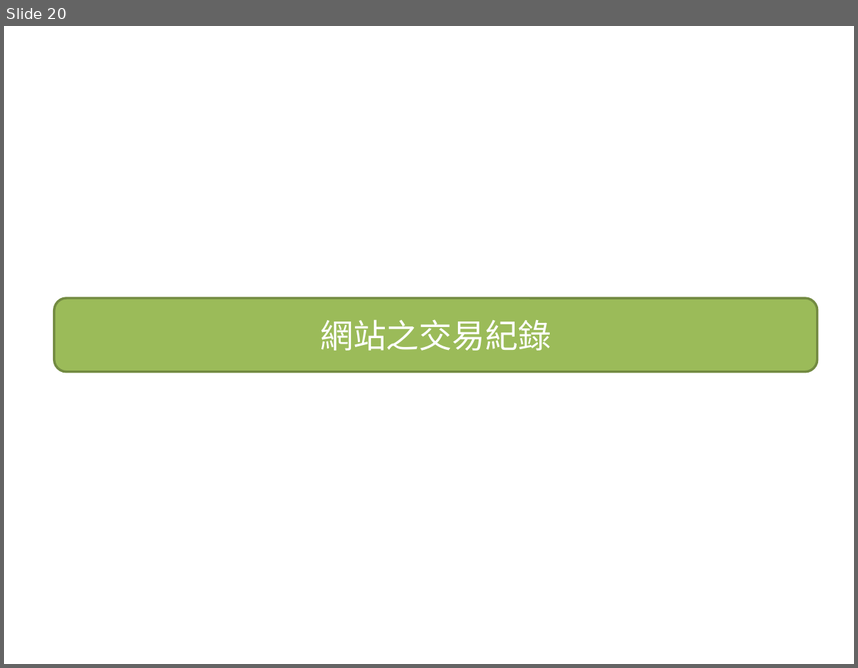
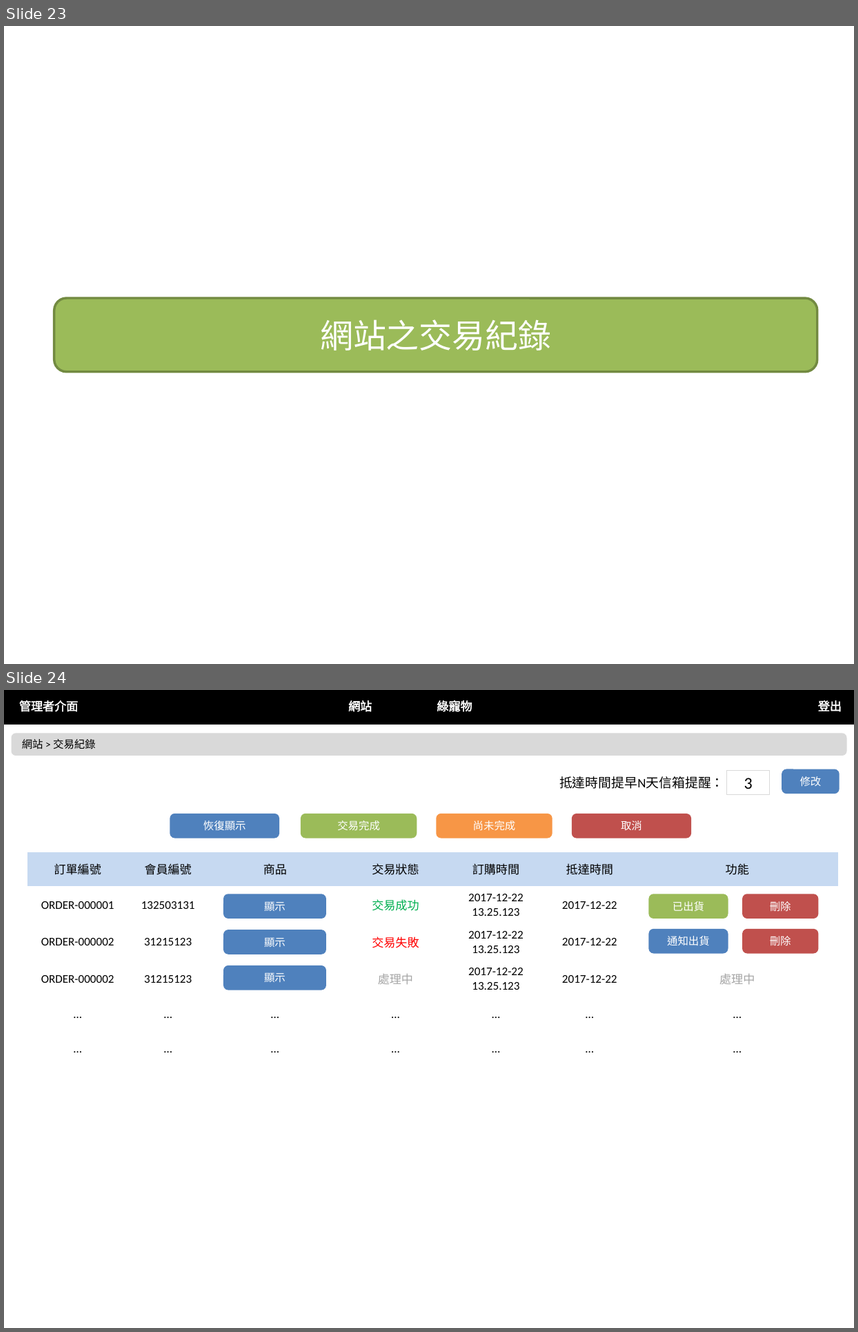
Before and after one commit to nexstar/XMind, a slide deck: 最終後台版型.pptx. Shown one above the other, each under a label of ours: slide 20 before the commit, slides 23 and 24 after it. The pictures are 858x668 and 858x1332 pixels, drawn with LibreOffice and Linux fonts; fonts in the diff are those of the drawing. Boxes give left, top, right and bottom in pixels: in the first picture for what was removed or moved away, otherwise in the second. Text is boxed around its words. In the diff, an @@ line names an element or a change of style, - is before the commit and + after.

```diff
--- a/最終後台版型.pptx
+++ b/最終後台版型.pptx
@@ slide 24 added at [4,690,854,1328], background #FFFFFF @@
@@ rectangle added at [4,690,854,723], fill #000000, outline #000000 2 pt @@
@@ text added at [19,700,78,712], 10 pt, text #FFFFFF @@
+管理者介面
@@ text added at [348,700,372,712], 10 pt, text #FFFFFF @@
+網站
@@ text added at [437,698,473,714], 10 pt, text #FFFFFF @@
+綠寵物
@@ text added at [818,700,842,712], 10 pt, text #FFFFFF @@
+登出
@@ rounded rectangle added at [12,734,846,755], fill #D9D9D9, outline #D9D9D9 2 pt, 9 pt, text #000000 @@
+網站 > 交易紀錄
@@ rectangle added at [727,770,770,795], fill #FFFFFF, outline #D9D9D9 0.5 pt, 14 pt, text #000000 @@
+3
@@ rounded rectangle added at [783,770,838,792], fill #4F81BD, outline #4F81BD 2 pt, 9 pt, text #FFFFFF @@
+修改
@@ text added at [559,776,724,789], 11 pt, text #000000 @@
+抵達時間提早N天信箱提醒：
@@ rounded rectangle added at [172,815,279,837], fill #4F81BD, outline #4F81BD 2 pt, 9 pt, text #FFFFFF @@
+恢復顯示
@@ rounded rectangle added at [301,815,415,837], fill #9BBB59, outline #9BBB59 2 pt, 9 pt, text #FFFFFF @@
+交易完成
@@ rounded rectangle added at [437,815,551,837], fill #F79646, outline #F79646 2 pt, 9 pt, text #FFFFFF @@
+尚未完成
@@ rounded rectangle added at [573,815,690,837], fill #C0504D, outline #C0504D 2 pt, 9 pt, text #FFFFFF @@
+取消
@@ table added at [27,851,837,1066], 6 rows, 7 columns @@
+訂單編號 | 會員編號 | 商品 | 交易狀態 | 訂購時間 | 抵達時間 | 功能
+ORDER-000001 | 132503131 |  | 交易成功 | 2017-12-22 / 13.25.123 | 2017-12-22 | 
+ORDER-000002 | 31215123 |  | 交易失敗 | 2017-12-22 / 13.25.123 | 2017-12-22 | 
+ORDER-000002 | 31215123 |  | 處理中 | 2017-12-22 / 13.25.123 | 2017-12-22 | 處理中
+… | … | … | … | … | … | …
+… | … | … | … | … | … | …
@@ rounded rectangle added at [225,895,326,917], fill #4F81BD, outline #4F81BD 2 pt, 9 pt, text #FFFFFF @@
+顯示
@@ rounded rectangle added at [650,895,727,917], fill #9BBB59, outline #9BBB59 2 pt, 9 pt, text #FFFFFF @@
+已出貨
@@ rounded rectangle added at [744,895,818,917], fill #C0504D, outline #C0504D 2 pt, 9 pt, text #FFFFFF @@
+刪除
@@ rounded rectangle added at [225,931,326,953], fill #4F81BD, outline #4F81BD 2 pt, 9 pt, text #FFFFFF @@
+顯示
@@ rounded rectangle added at [650,929,727,952], fill #4F81BD, outline #4F81BD 2 pt, 9 pt, text #FFFFFF @@
+通知出貨
@@ rounded rectangle added at [744,929,818,952], fill #C0504D, outline #C0504D 2 pt, 9 pt, text #FFFFFF @@
+刪除
@@ rounded rectangle added at [225,966,326,988], fill #4F81BD, outline #4F81BD 2 pt, 9 pt, text #FFFFFF @@
+顯示
@@ what was slide 20 is now slide 23 @@
```
Also in this commit, not shown: 5 slides changed, 3 other slides added.
